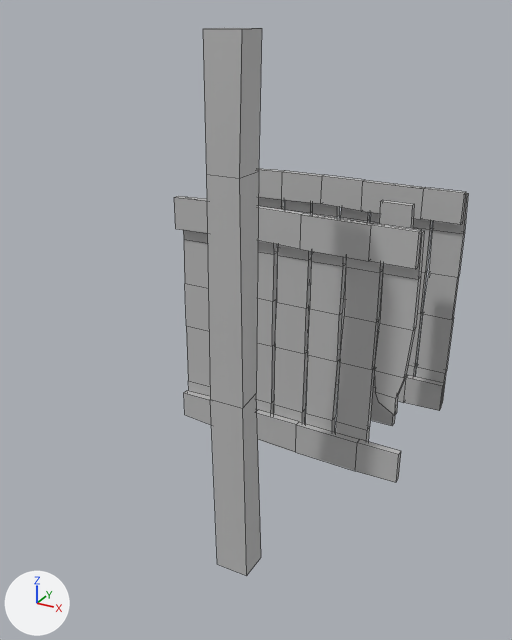
Renders of the FBX model BearPrototypes/Assets/Objects/Wooden_Wall_01.fbx from each side of a commit.
Rendered twice from a camera (50 mm lens) standing at (7.62, -15.83, 8.71) and looking at (-0.56, -0.94, 1.27). The lights are fixed; the arrows at lower left show +X, +Y and +Z. Mesh edges are drawn as thin lines. Where no turn or scale is listed for an object, it has been applied to the vertices.

Names of what the first picture shows: 'WoodenBeam', 'WoodenPanel', 'WoodenPlank', 'WoodenPlank1'.
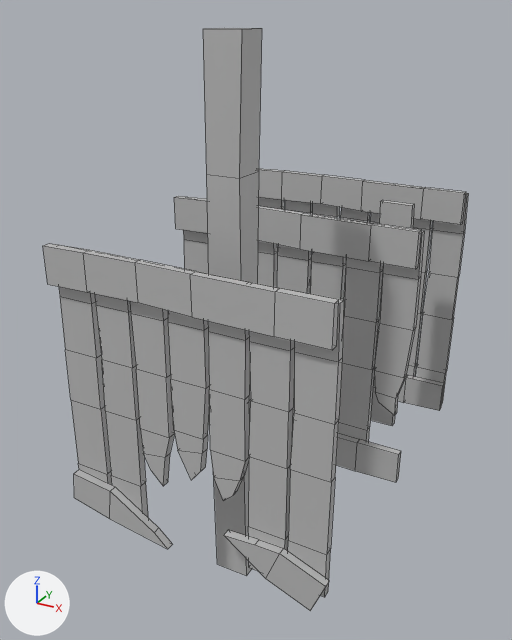
Where the change shows, as pixel boxes [x1, y1, x2, y2] in the pictures (512 x 640 px):
'WoodenPlank_Broken', added: after [43, 243, 344, 611]

What the commit changed:
Mesh me_mesh_004 is new.
It has 216 vertices, 187 faces and spans x -3.42..3.48, y -0.2..0.2, z -3.71..3.49.
It uses material mat_lambert1 (grey #bcbcbc).
Object 'WoodenPlank_Broken' (ob_woodenplank_broken) is new; it shows me_mesh_004.
Its location is (-0.04, -5.0, 0.57).
